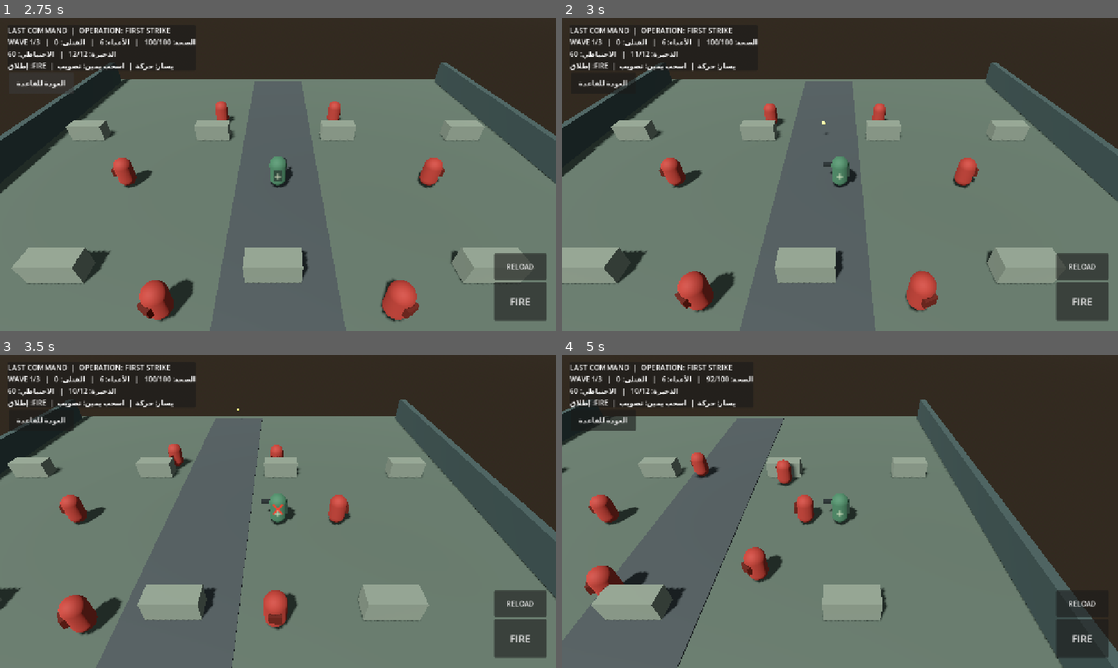
Above: before the commit, frames 1-4 (two rows, left to right).
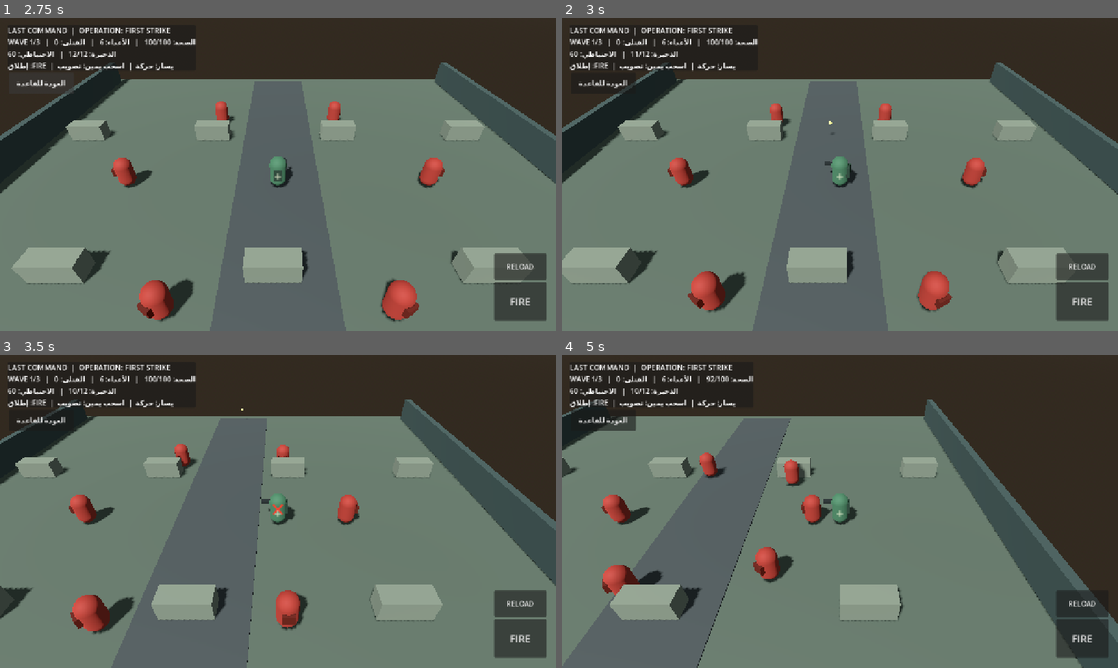
Above: after the commit, the same moments.

Repository: alshwqazf70-svg/last-command-android
Game: Godot game, scene res://scenes/base_preview.tscn
Same seed, same stepped clock (60 frames per second), same inputs: the game is played once before the commit and once after it.
Inputs (mouse positions are in pixels of both pictures, inside the frame that each line leads up to):
- Up to frame 1 (2.75 s): click "START COMBAT MISSION ▶" at 0.5 s; click "العودة للقاعدة" at 1.25 s; click "START COMBAT MISSION ▶" at 2 s
- Up to frame 2 (3 s): tap Enter (ui_accept) at 2.75 s; move the mouse to (962, 158) at 2.77 s; hold Right (ui_right) from 2.78 s (still down); click (962, 158) at 2.92 s
- Up to frame 3 (3.5 s): keep holding Right (ui_right); tap Enter (ui_accept) at 3.02 s
- Up to frame 4 (5 s): release Right (ui_right) at 3.5 s; drag from (728, 527) to (812, 574) at 3.52 s; move the mouse to (895, 442) at 4.27 s; hold Right (ui_right) from 4.28 s (still down)

Frame 1 is identical in both runs. In frame 2, 9.6% of the frame differs, in the area x 0-100%, y 14-100%; in frame 3, 11%; in frame 4, 13%.

Commit message:
Improve touch controls and smooth soldier movement

Diff:
--- a/project/scripts/mission.gd
+++ b/project/scripts/mission.gd
@@ -22,6 +22,7 @@
 var joystick_touch := -1
 var joystick_origin := Vector2.ZERO
 var joystick_vector := Vector2.ZERO
+var movement_velocity := Vector2.ZERO
 var aim_touch := -1
 var aim_origin := Vector2.ZERO
 var aim_vector := Vector2.ZERO
@@ -32,6 +33,7 @@
 var camera: Camera3D
 var player_root: Node3D
 var fire_button: Button
+var back_button: Button
 var mission_finished := false
 
 func _ready() -> void:
@@ -225,12 +227,12 @@
 	reload_button.pressed.connect(_start_reload)
 	hud_layer.add_child(reload_button)
 
-	var back := Button.new()
-	back.text = "العودة للقاعدة"
-	back.position = Vector2(20, 126)
-	back.custom_minimum_size = Vector2(150, 48)
-	back.pressed.connect(func(): get_tree().change_scene_to_file("res://scenes/base_preview.tscn"))
-	hud_layer.add_child(back)
+	back_button = Button.new()
+	back_button.text = "العودة للقاعدة"
+	back_button.position = Vector2(20, 126)
+	back_button.custom_minimum_size = Vector2(150, 48)
+	back_button.pressed.connect(func(): get_tree().change_scene_to_file("res://scenes/base_preview.tscn"))
+	hud_layer.add_child(back_button)
 
 func _process(delta: float) -> void:
 	if mission_finished:
@@ -252,13 +254,17 @@
 	var movement := keyboard
 	if joystick_vector.length() > 0.08:
 		movement = joystick_vector
-	player_position.x += movement.x * 6.0 * delta
-	player_position.z += movement.y * 6.0 * delta
+	var target_velocity := movement * 6.0
+	var response := 10.0 if movement.length() > 0.08 else 14.0
+	movement_velocity = movement_velocity.lerp(target_velocity, 1.0 - exp(-response * delta))
+	player_position.x += movement_velocity.x * delta
+	player_position.z += movement_velocity.y * delta
 	player_position.x = clampf(player_position.x, -ARENA_LIMIT, ARENA_LIMIT)
 	player_position.z = clampf(player_position.z, -ARENA_LIMIT, ARENA_LIMIT)
 	player_root.position = player_position
-	if movement.length() > 0.1:
-		player_root.rotation.y = atan2(movement.x, movement.y)
+	if movement.length() > 0.1 and (aim_touch == -1 or aim_vector.length() <= 0.12):
+		var move_yaw := atan2(movement.x, movement.y)
+		player_root.rotation.y = lerp_angle(player_root.rotation.y, move_yaw, 1.0 - exp(-12.0 * delta))
 	_update_camera()
 	_update_enemies(delta)
 	_update_bullets(delta)
@@ -396,10 +402,18 @@
 				break
 		ammo_label.text = "الذخيرة: %d/%d   |   الاحتياطي: %d%s" % [ammo, MAGAZINE_SIZE, reserve_ammo, boss_text]
 
+func _is_hud_control_at(position: Vector2) -> bool:
+	for control in [fire_button, reload_button, back_button]:
+		if control != null and is_instance_valid(control) and control.get_global_rect().has_point(position):
+			return true
+	return false
+
 func _input(event: InputEvent) -> void:
 	var screen_mid := get_viewport().get_visible_rect().size.x * 0.52
 	if event is InputEventScreenTouch:
 		if event.pressed:
+			if _is_hud_control_at(event.position):
+				return
 			if event.position.x < screen_mid and joystick_touch == -1:
 				joystick_touch = event.index
 				joystick_origin = event.position
@@ -418,7 +432,7 @@
 	elif event is InputEventScreenDrag:
 		if event.index == joystick_touch:
 			joystick_vector = ((event.position - joystick_origin) / 58.0).limit_length(1.0)
-		elif event.index == aim_touch:
+		elif event.index == aim_touch and not _is_hud_control_at(event.position):
 			aim_vector = ((event.position - aim_origin) / 90.0).limit_length(1.0)
 			if aim_vector.length() > 0.12:
 				player_root.rotation.y = atan2(aim_vector.x, -aim_vector.y)
